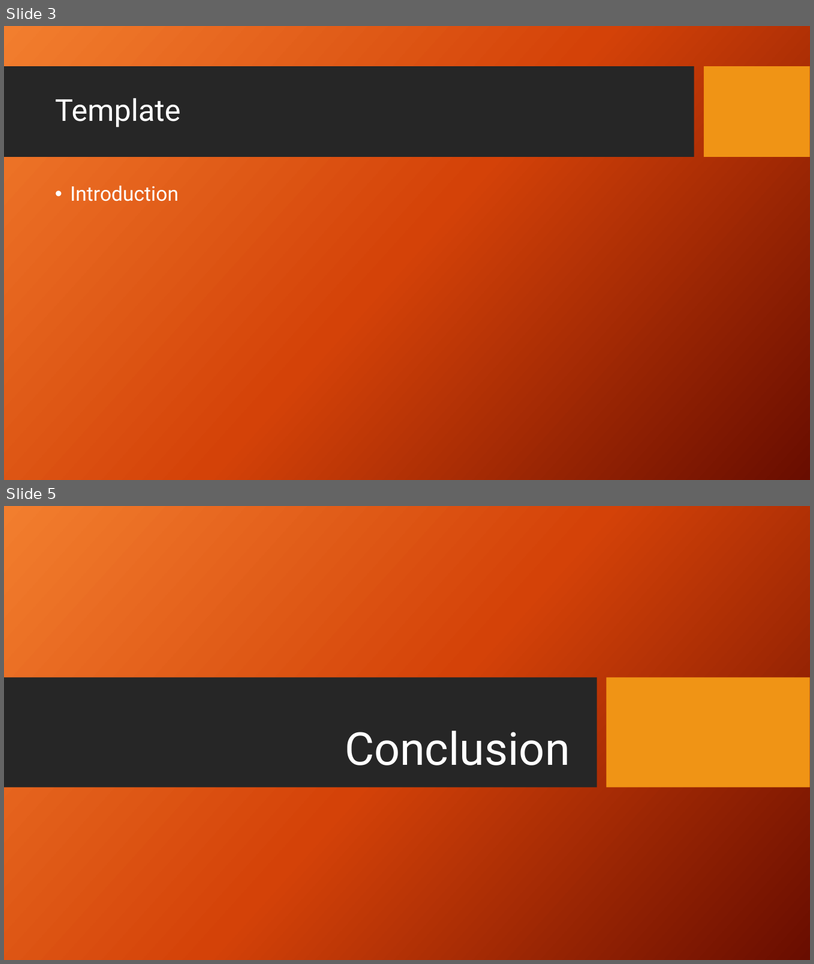
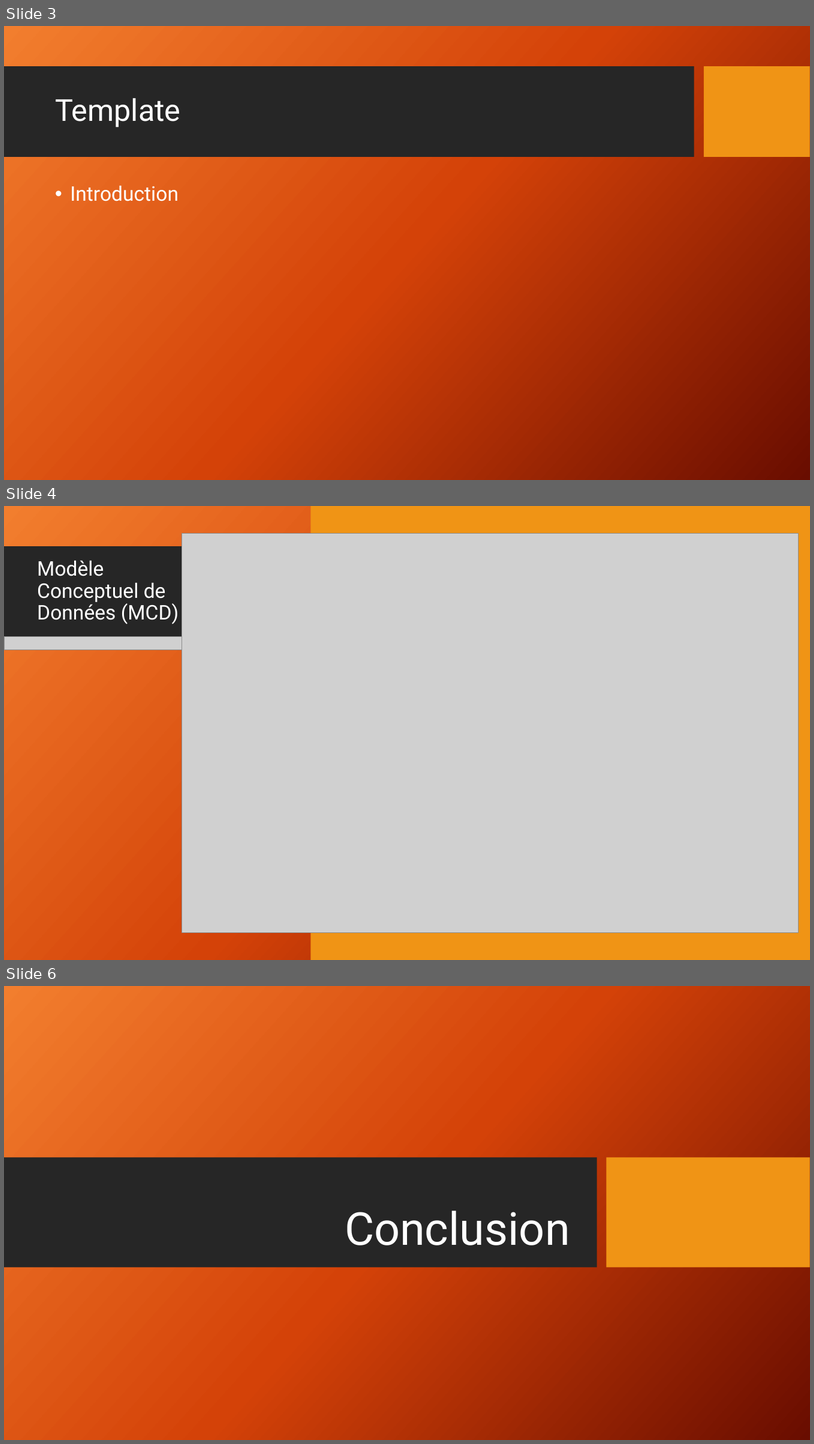
Before and after one commit to Chycrat/snir-co, a slide deck: LIVRABLE-2/Présentation livrable 2.pptx. Shown one above the other, each under a label of ours: slides 3 and 5 before the commit, slides 3, 4 and 6 after it; the slides between them are not shown. The pictures are 814x964 and 814x1444 pixels, drawn with LibreOffice and Linux fonts; fonts in the diff are those of the drawing; grey boxes stand for pictures; background and template pictures are left out. Boxes give left, top, right and bottom in pixels: in the first picture for what was removed or moved away, otherwise in the second. Text is boxed around its words. In the diff, an @@ line names an element or a change of style, - is before the commit and + after.

```diff
--- a/LIVRABLE-2/Présentation livrable 2.pptx
+++ b/LIVRABLE-2/Présentation livrable 2.pptx
@@ slide 4 added at (x1=4, y1=506, x2=810, y2=960), background picture (left out); not listed: 2 template elements that a slide beside it also shows @@
@@ rectangle added at (x1=4, y1=506, x2=810, y2=960), fill gradient #F18031 to #D54209 to #6A0D00 @@
@@ rectangle added at (x1=311, y1=506, x2=810, y2=960), fill #F09415 @@
@@ picture added at (x1=182, y1=533, x2=799, y2=933) @@
@@ rectangle added at (x1=4, y1=547, x2=332, y2=637), fill #262626 @@
@@ title added at (x1=37, y1=560, x2=179, y2=624), 24 pt, text #FFFFFF @@
+Modèle Conceptuel de Données (MCD)
@@ picture added at (x1=4, y1=636, x2=332, y2=649) @@
@@ what was slide 5 is now slide 6 @@
```
Also in this commit, not shown: 1 slide changed, 1 other file.
